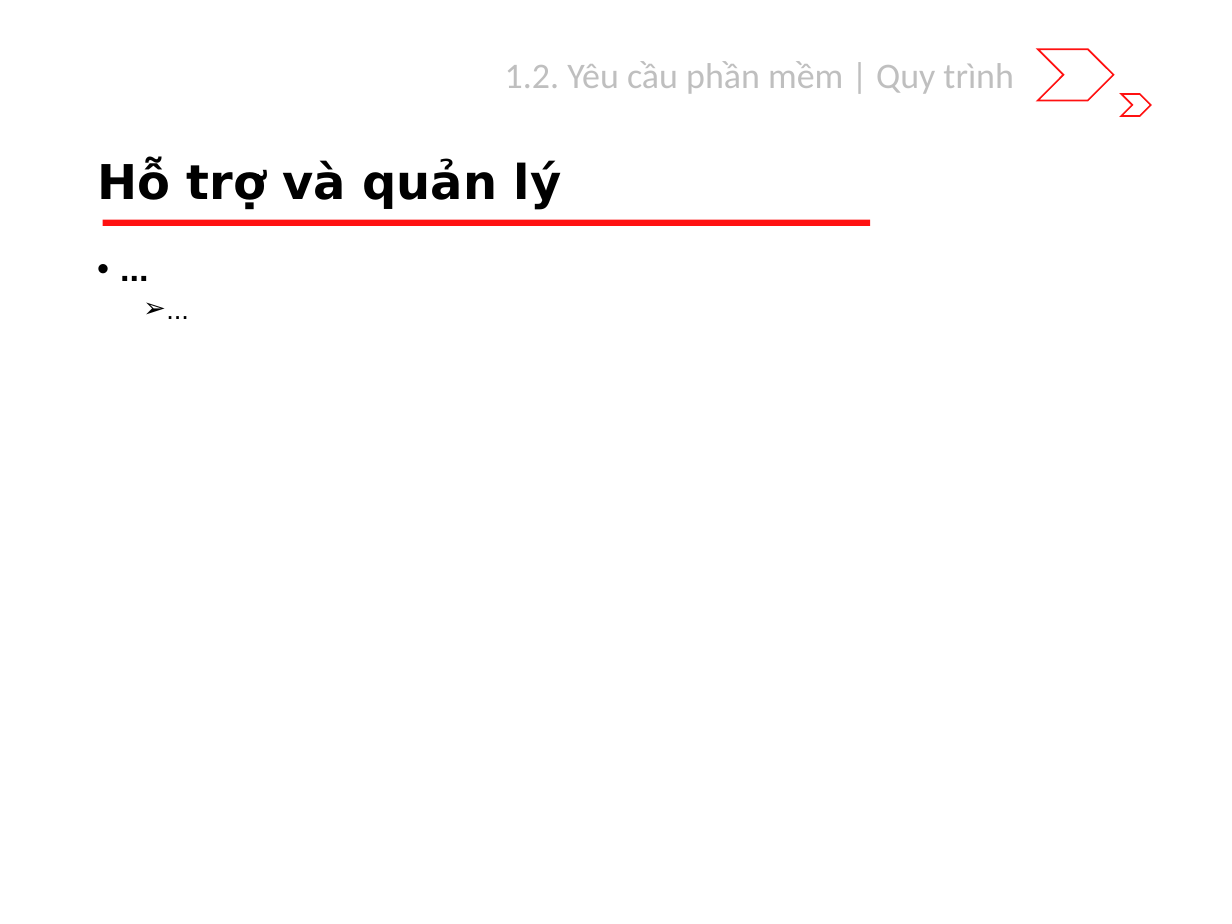
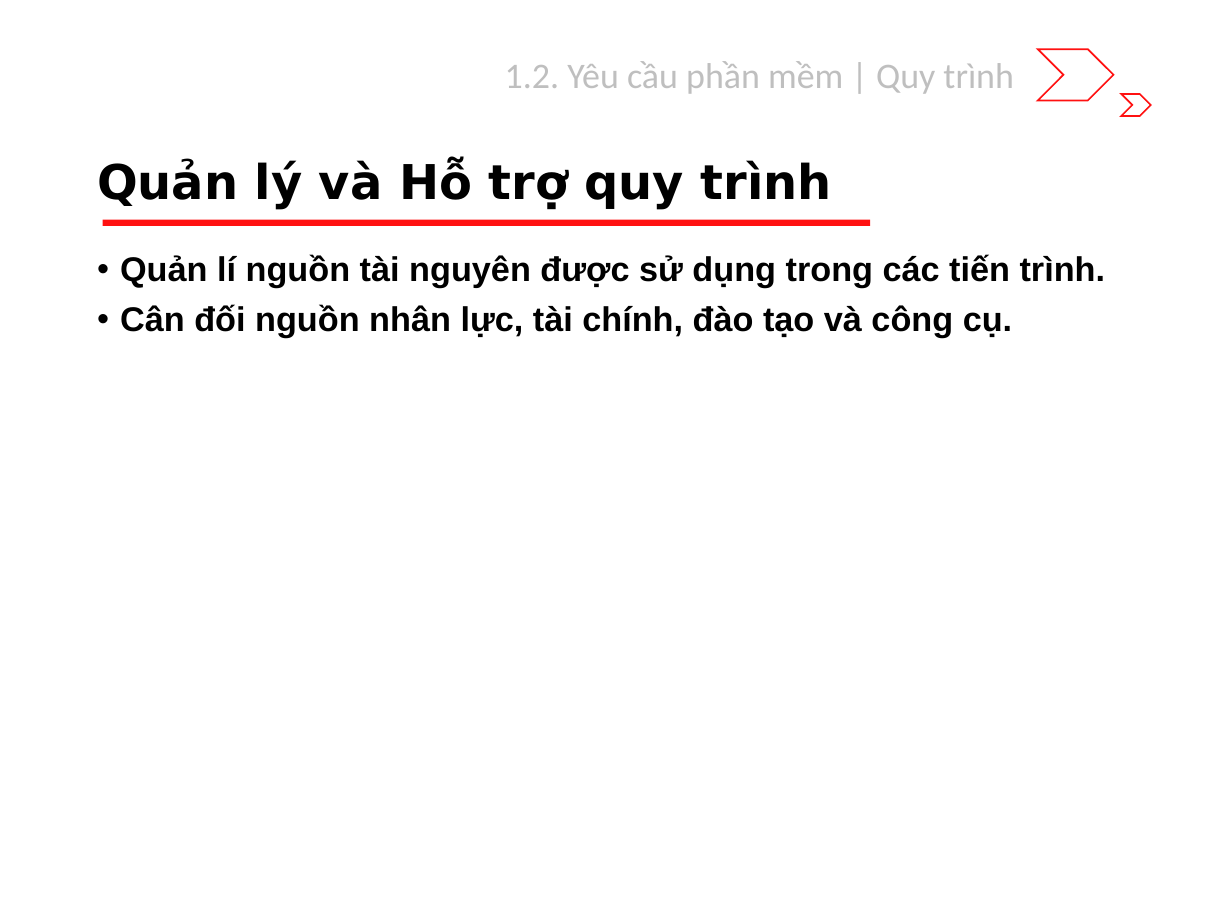
Before and after one commit to riverspart/uet-adv-sw-engineering, a slide deck: slide 13 of slide/dev/chapter_1/slide.pptx (slide 10 before the commit). Drawn at 1232x924 pixels with LibreOffice and Linux fonts; fonts in the diff are those of the drawing. Boxes give left, top, right and bottom in pixels: in the first picture for what was removed or moved away, otherwise in the second. Text is boxed around its words. In the diff, an @@ line names an element or a change of style, - is before the commit and + after.

```diff
--- a/slide/dev/chapter_1/slide.pptx
+++ b/slide/dev/chapter_1/slide.pptx
@@ title at bbox=[97, 160, 832, 210]: text changed @@
-Hỗ trợ và quản lý
+Quản lý và Hỗ trợ quy trình
@@ text at bbox=[120, 254, 1106, 338]: text changed @@
-• ...
-  ➢ ...
+• Quản lí nguồn tài nguyên được sử dụng trong các tiến trình.
+• Cân đối nguồn nhân lực, tài chính, đào tạo và công cụ.
```
Also in this commit, not shown: 3 other slides changed, 3 slides added, 1 other file.
